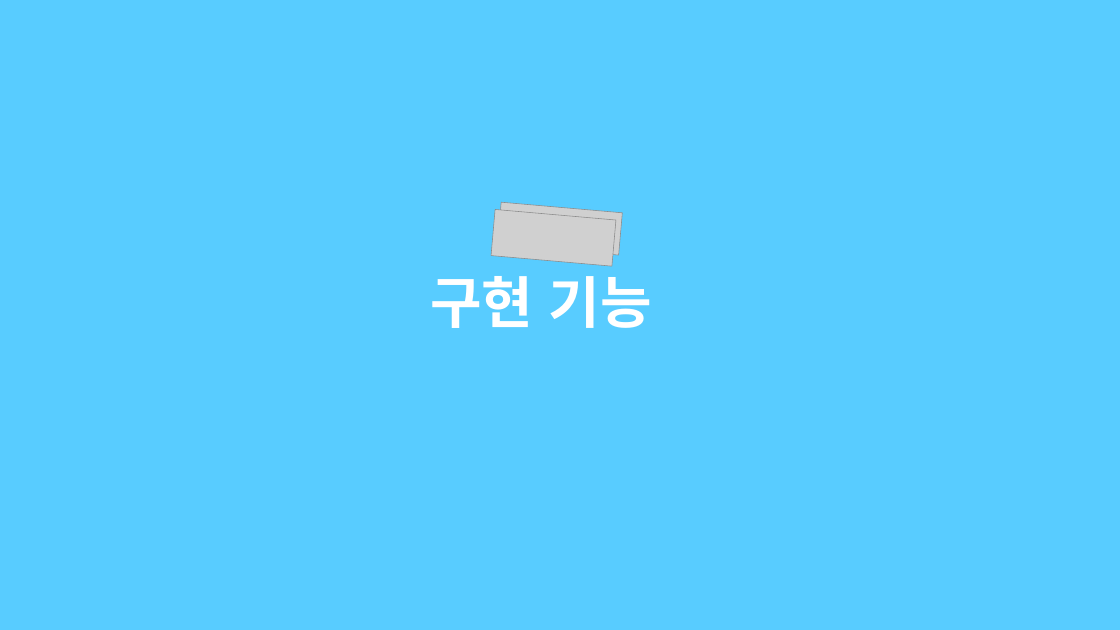
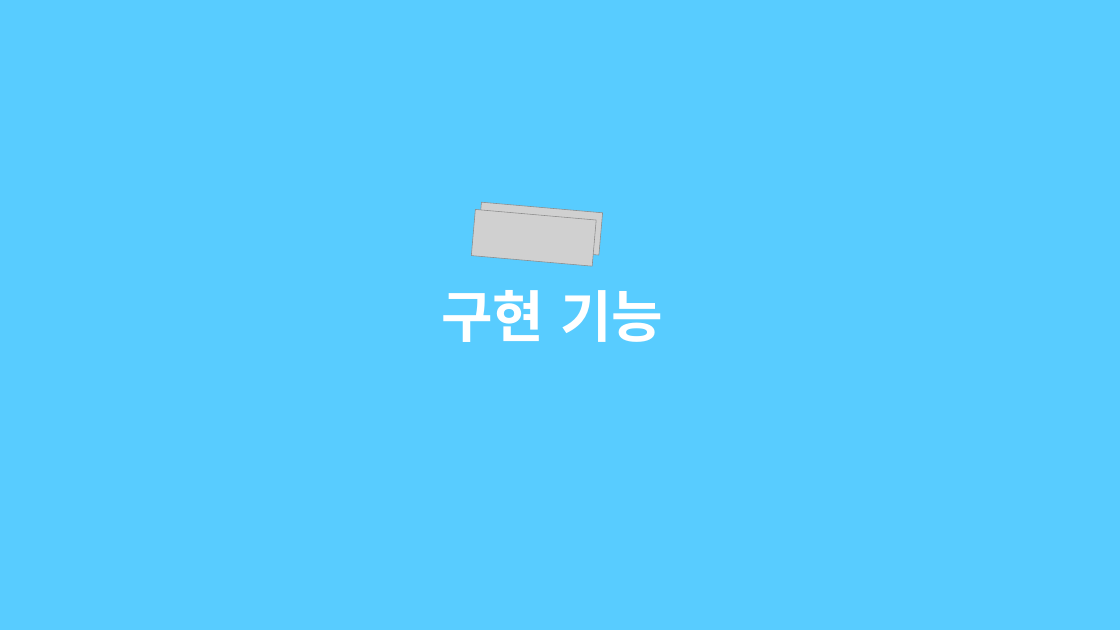
Before and after one commit to juhyeonjong2/DongStagram, a slide deck: slide 18 of Documents/8. 발표/2. 최종발표/최종발표.pptx (slide 16 before the commit). Drawn at 1120x630 pixels with LibreOffice and Linux fonts; fonts in the diff are those of the drawing; grey boxes stand for pictures. Boxes give left, top, right and bottom in pixels: in the first picture for what was removed or moved away, otherwise in the second. Text is boxed around its words. In the diff, an @@ line names an element or a change of style, - is before the commit and + after.

Commit message:
최종발표 ppt 카톡내용 반영본
이후 오늘안까지 구현 기능 데이터 넣을 예정

```diff
--- a/Documents/8. 발표/2. 최종발표/최종발표.pptx
+++ b/Documents/8. 발표/2. 최종발표/최종발표.pptx
@@ picture: place and size @@
-picture at [491,209,616,266]
+picture at [471,209,597,266]
@@ picture: place and size @@
-picture at [497,202,622,255]
+picture at [478,202,603,255]
@@ text "구현 기능": place and size @@
-text "구현 기능" at [430,276,652,328]
+text "구현 기능" at [441,290,663,342]
```
Also in this commit, not shown: 7 other slides changed, 3 slides added, 1 other file.
